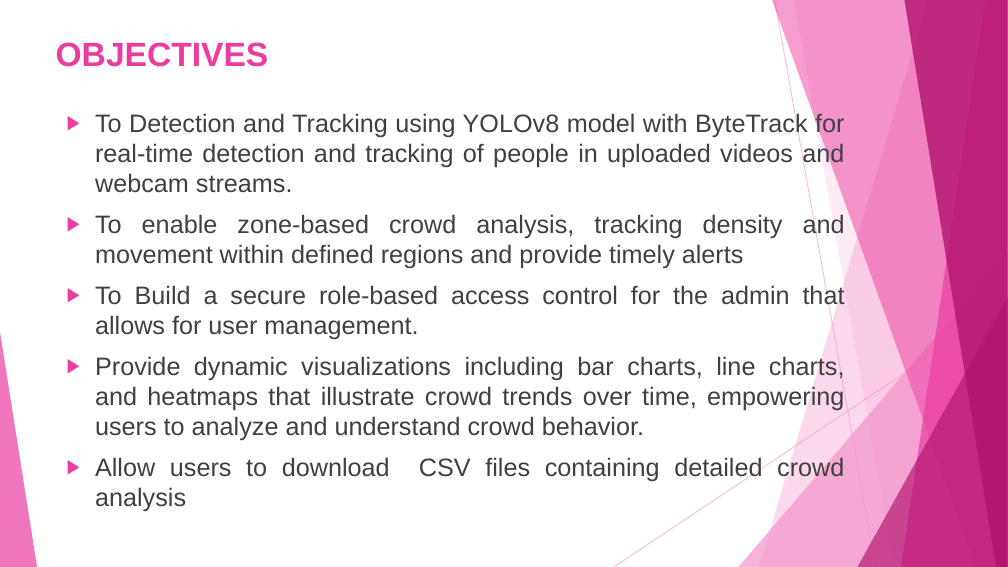
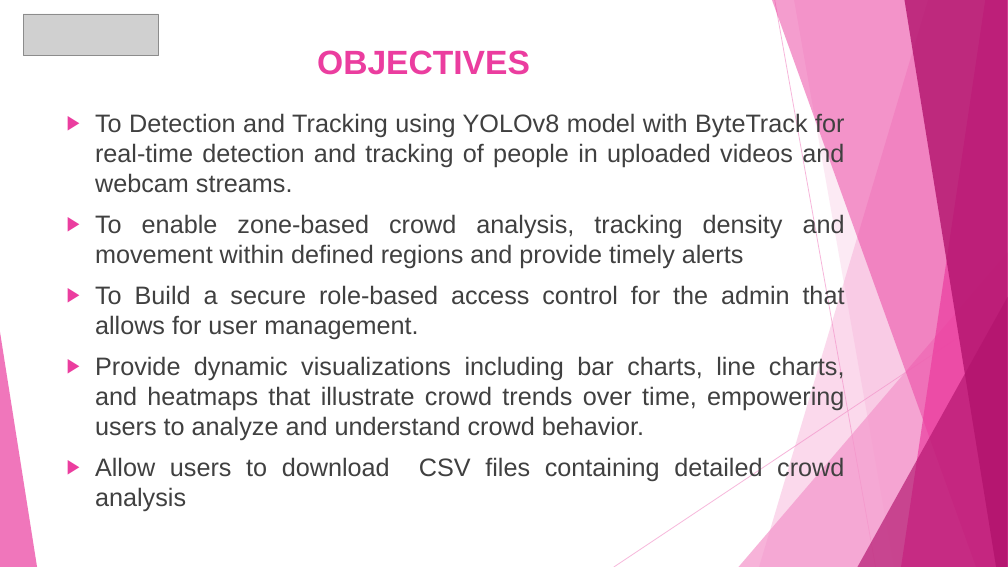
Before and after one commit to ShantaAngadageri/Infosys_Crowdcount_October2025_Shanta_Angadageri, a slide deck: slide 5 of crowd_count_ppt (2).pptx. Drawn at 1008x567 pixels with LibreOffice and Linux fonts; fonts in the diff are those of the drawing; grey boxes stand for pictures. Boxes give left, top, right and bottom in pixels: in the first picture for what was removed or moved away, otherwise in the second. Text is boxed around its words. In the diff, an @@ line names an element or a change of style, - is before the commit and + after.

```diff
--- a/crowd_count_ppt (2).pptx
+++ b/crowd_count_ppt (2).pptx
@@ picture added at (23, 14, 159, 55) @@
@@ title "OBJECTIVES": place and size @@
-title "OBJECTIVES" at (56, 42, 269, 67)
+title "OBJECTIVES" at (317, 50, 530, 75)
```
Also in this commit, not shown: 16 other slides changed, 1 slide removed, 1 other file.
